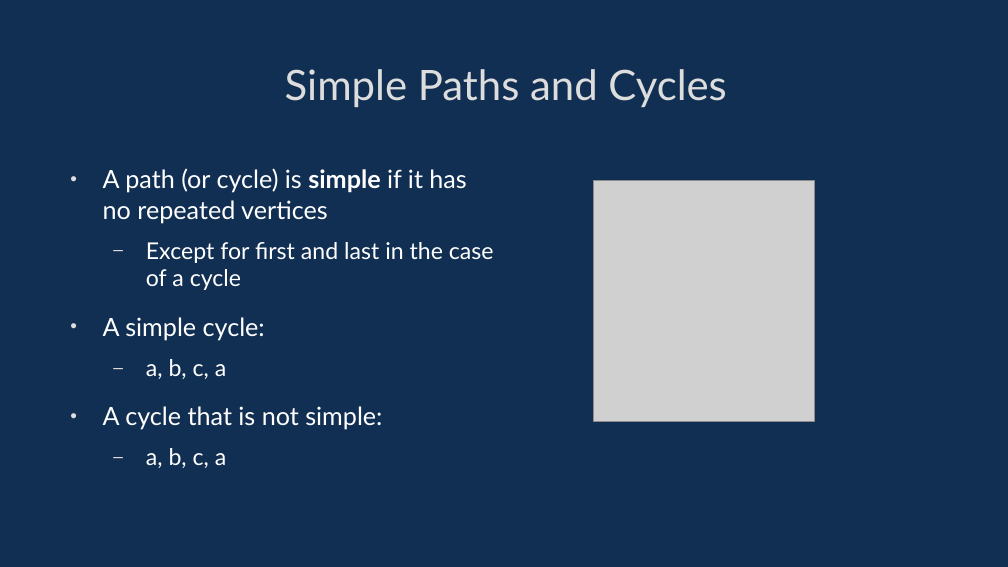
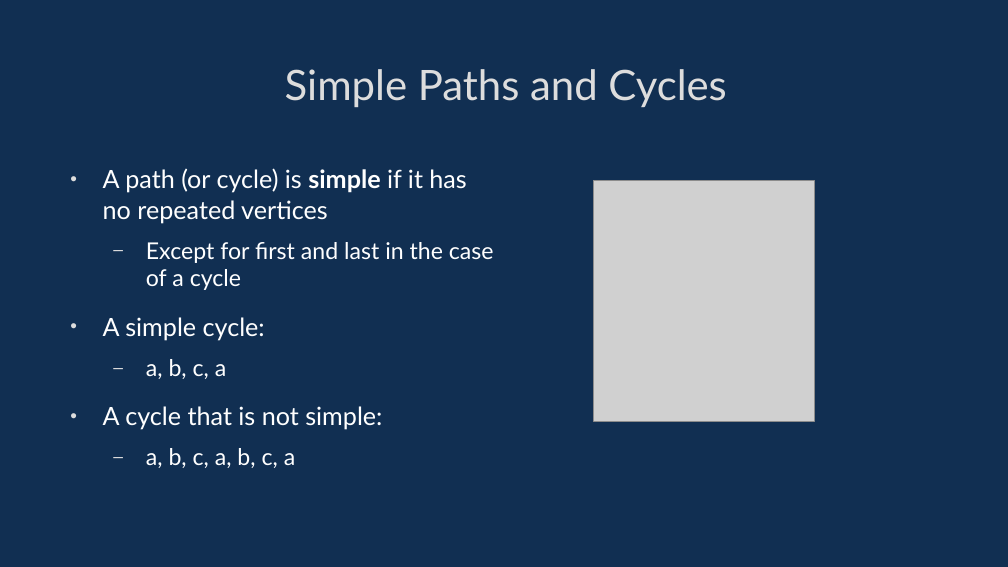
Before and after one commit to davidgundry/maths22-23, a slide deck: slide 27 of slides/maths-9-graph-theory.odp. Drawn at 1008x567 pixels with LibreOffice and Linux fonts; fonts in the diff are those of the drawing; grey boxes stand for pictures. Boxes give left, top, right and bottom in pixels: in the first picture for what was removed or moved away, otherwise in the second. Text is boxed around its words. In the diff, an @@ line names an element or a change of style, - is before the commit and + after.

```diff
--- a/slides/maths-9-graph-theory.odp
+++ b/slides/maths-9-graph-theory.odp
@@ text at (146, 448, 295, 468): text changed @@
-  – a, b, c, a
+  – a, b, c, a, b, c, a
```
Also in this commit, not shown: 2 other slides changed, 1 slide added.
